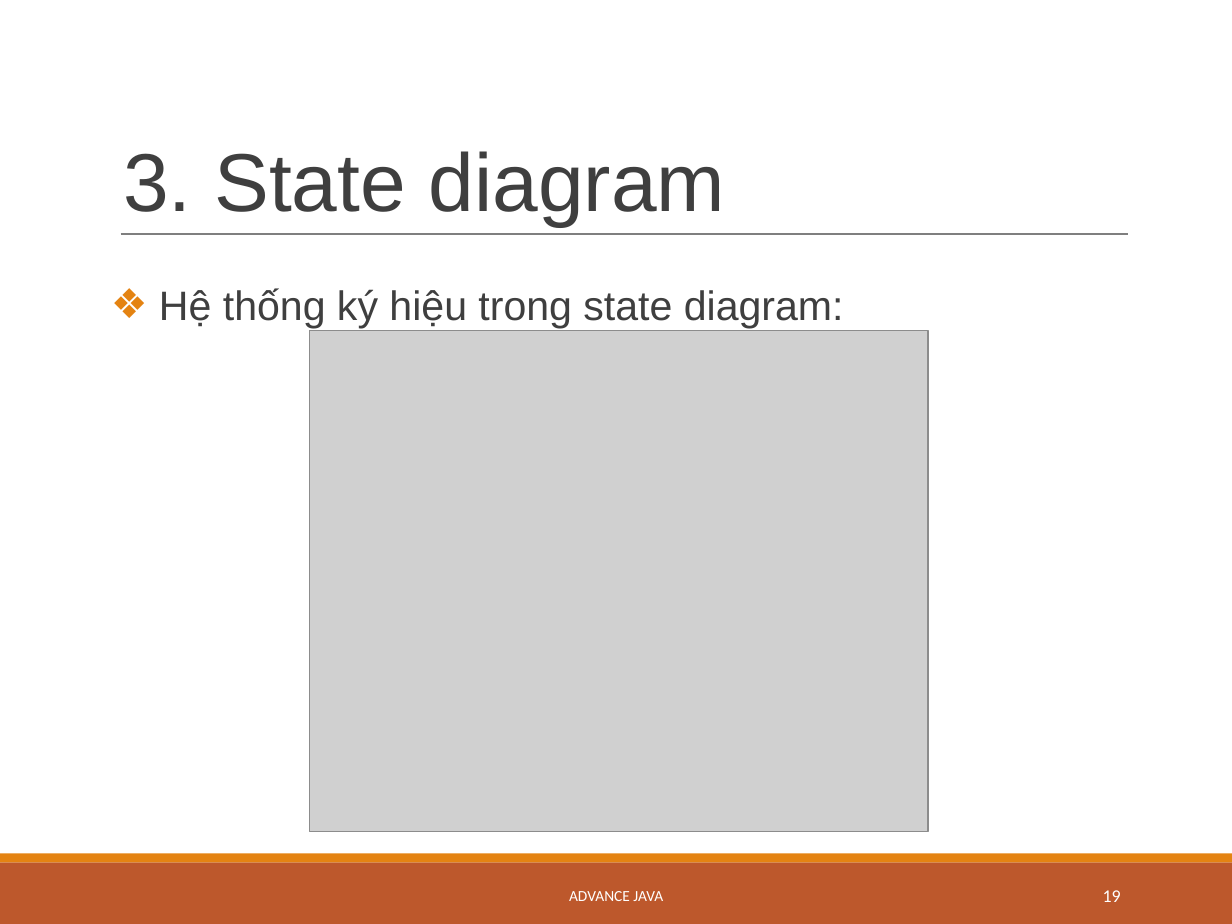
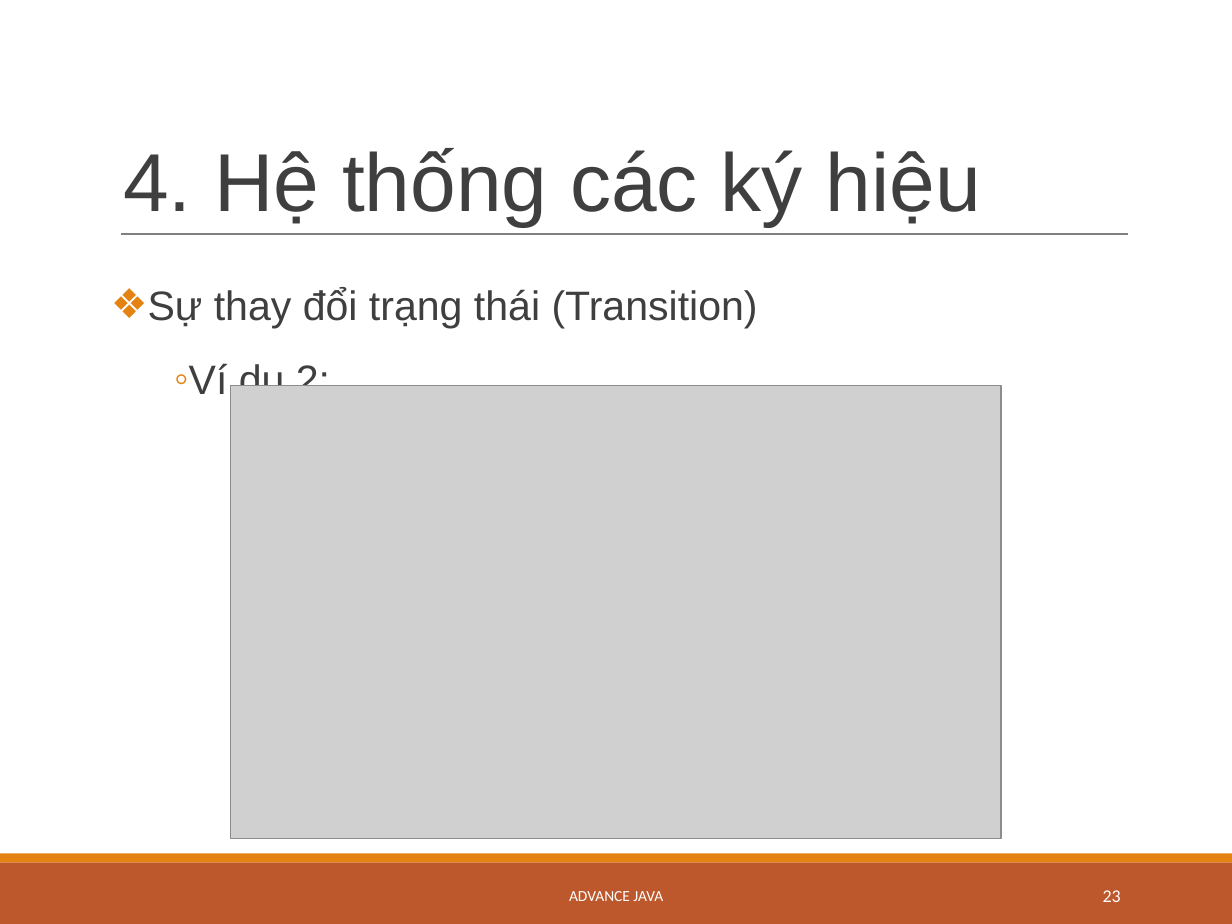
Before and after one commit to dantn93/Advanced-Java, a slide deck: slide 23 of StateMachineDiagram_Quynh_Dan.pptx.pptx (slide 19 before the commit). Drawn at 1232x924 pixels with LibreOffice and Linux fonts; fonts in the diff are those of the drawing; grey boxes stand for pictures. Boxes give left, top, right and bottom in pixels: in the first picture for what was removed or moved away, otherwise in the second. Text is boxed around its words. In the diff, an @@ line names an element or a change of style, - is before the commit and + after.

```diff
--- a/StateMachineDiagram_Quynh_Dan.pptx.pptx
+++ b/StateMachineDiagram_Quynh_Dan.pptx.pptx
@@ title at [123, 148, 981, 226]: text changed @@
-3. State diagram
+4. Hệ thống các ký hiệu
@@ text at [148, 287, 758, 394]: text changed @@
-  ❖ Hệ thống ký hiệu trong state diagram:
+  ❖ Sự thay đổi trạng thái (Transition)
+    ◦ Ví dụ 2:
@@ picture: place and size @@
-picture at [309, 330, 928, 832]
+picture at [230, 386, 1000, 839]
@@ page number at [1103, 890, 1121, 902]: text changed @@
-19
+23
```
Also in this commit, not shown: 20 other slides changed, 15 slides added, 1 slide removed.
